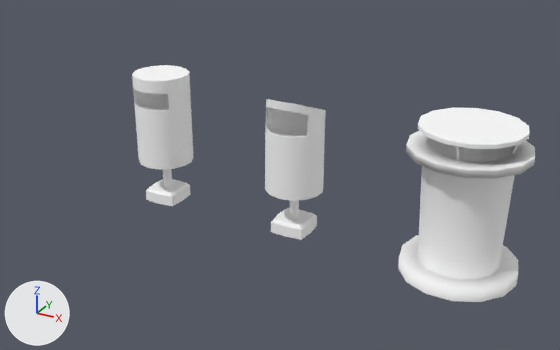
Before and after pictures for a commit that changed the FBX model CityPlannerVR/Assets/Models/roskakori.fbx.
One viewpoint serves both versions: a 50 mm lens placed at (0.1396, -0.18, 0.1063), pointed at (0.0392, 0.0026, 0.015). The axes (+X, +Y, +Z) are drawn at lower left. The lights are the same throughout. Where no turn or scale is listed for an object, it has been applied to the vertices.

In view in the first picture: 'roskakori_a', 'roskakori_b', 'roskakori_c'.
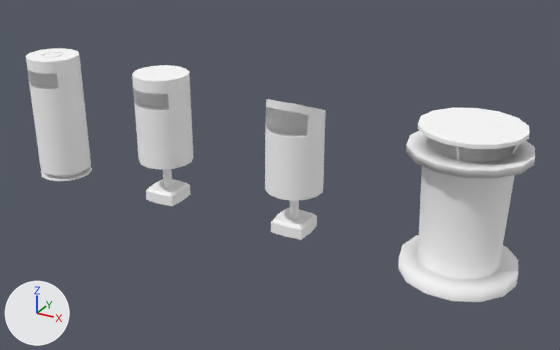
The change, as a list of edits to the scene's bpy script:
```text
Add me_mesh_003:
    me_mesh_003.from_pydata(...)  # 200 vertices, 396 faces; spans x -0.0084..0.0084, y -0.0086..0.0086, z -0.0205..0.0206
    me_mesh_003.materials.append(mat_tikkuraitti_master_mtl_tikkuraitti_master_mtl)  # its picture is missing
Add ob_roskakori_d:
    ob_roskakori_d = bpy.data.objects.new('roskakori_d', me_mesh_003)
    ob_roskakori_d.location = (-0.0433, 0.0, 0.0205)
```

What differs and where, as boxes [x1, y1, x2, y2] in the pictures (560 x 350 px):
'roskakori_d', added
    after: [26, 48, 92, 181]
